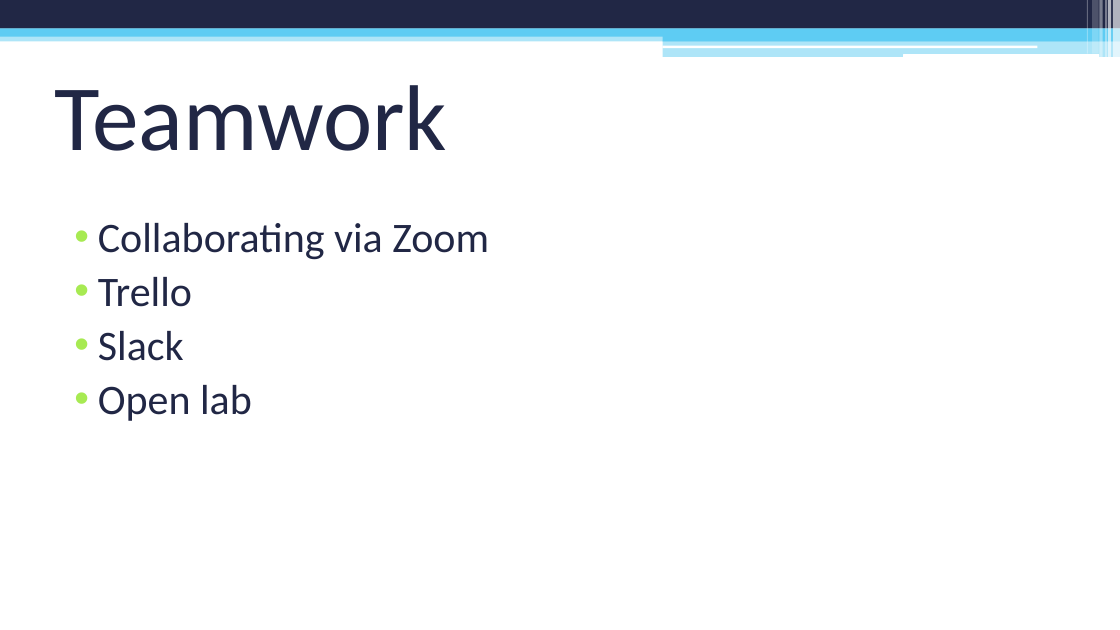
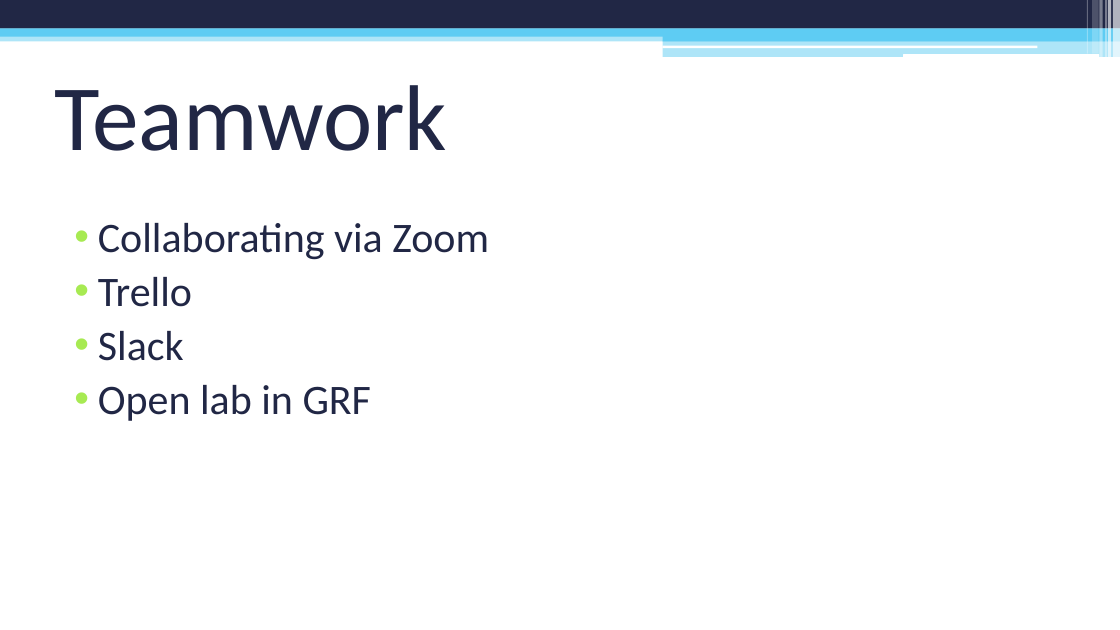
Before and after one commit to sylve0n/CIS260-PowerPoint, a slide deck: slide 8 of PC Repair Clinic Inventory System.pptx. Drawn at 1120x630 pixels with LibreOffice and Linux fonts; fonts in the diff are those of the drawing. Boxes give left, top, right and bottom in pixels: in the first picture for what was removed or moved away, otherwise in the second. Text is boxed around its words. In the diff, an @@ line names an element or a change of style, - is before the commit and + after.

```diff
--- a/PC Repair Clinic Inventory System.pptx
+++ b/PC Repair Clinic Inventory System.pptx
@@ text at bbox=[98, 385, 372, 421]: text changed @@
-• Open lab
+• Open lab in GRF
```
Also in this commit, not shown: 4 other slides changed, 1 slide added, 1 slide removed, 1 other file.
